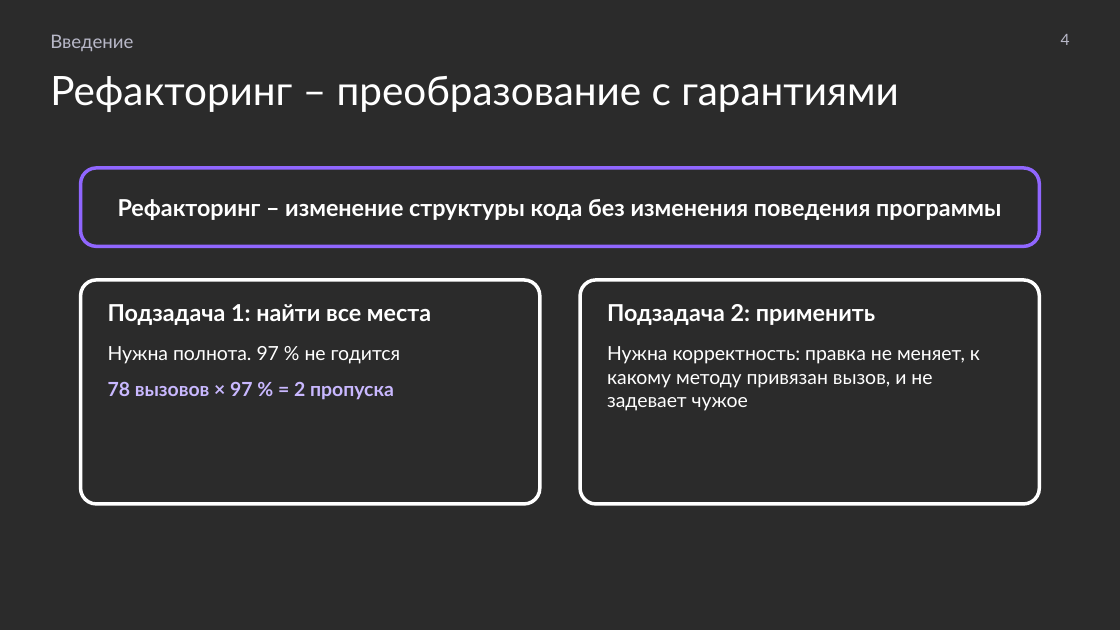
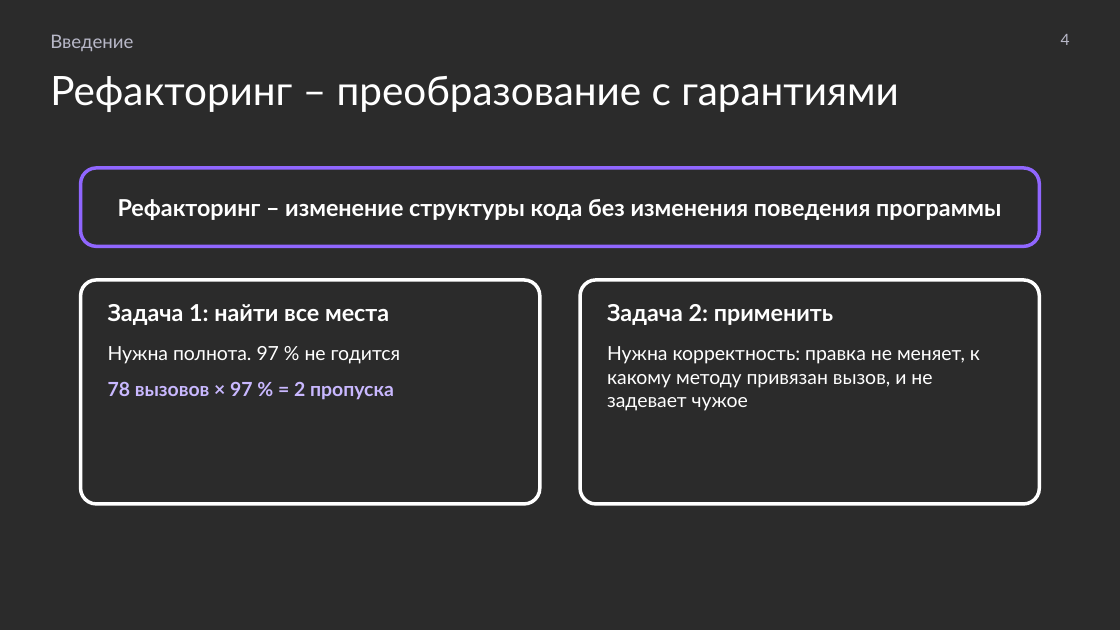
Before and after one commit to MchKosticyn/ide-refactoring-in-ai-agents, a slide deck: slide 4 of Доклад_ Рефакторинг в ИИ-агентах.pptx. Drawn at 1120x630 pixels with LibreOffice and Linux fonts; fonts in the diff are those of the drawing; background and template pictures are left out; a plain dark background stands for a picture behind light text. Boxes give left, top, right and bottom in pixels: in the first picture for what was removed or moved away, otherwise in the second. Text is boxed around its words. In the diff, an @@ line names an element or a change of style, - is before the commit and + after.

```diff
--- a/Доклад_ Рефакторинг в ИИ-агентах.pptx
+++ b/Доклад_ Рефакторинг в ИИ-агентах.pptx
@@ text in rounded rectangle at (108,304,389,325): text changed @@
-Подзадача 1: найти все места
+Задача 1: найти все места
@@ text in rounded rectangle at (607,304,833,325): text changed @@
-Подзадача 2: применить
+Задача 2: применить
```
Also in this commit, not shown: 4 other slides changed, 1 other file.
